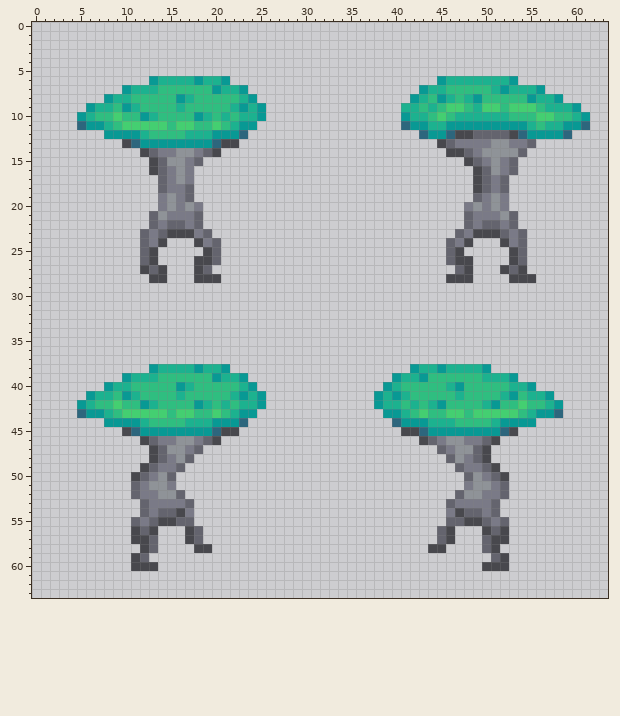
Pixel-art sprite, stored at Resources/Textures/_CP14/Mobs/Monster/lumish.rsi/lumishroom.png. Above, as it was before the edit.
The file is 64x64 pixels.
Once edited:
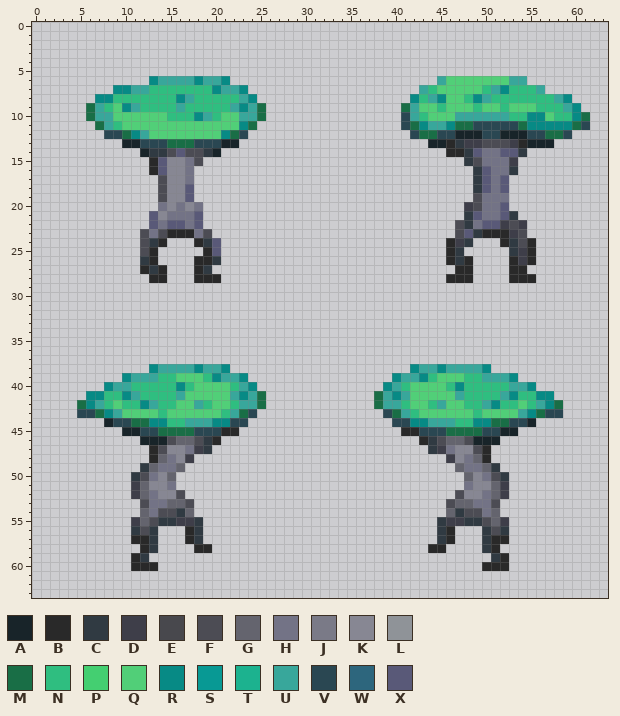
Palette (. is transparent): A #182429  B #292929  C #303a42  D #3e3e49  E #48484d  F #4c4c54  G #64646e  H #737386  J #7a7a87  K #878793  L #8f9398  M #196e46  N #2fbe80  P #44cf71  Q #51cf78  R #078a85  S #089994  T #1cb28f  U #38a79b  V #2a4752  W #2d667d  X #595978
Edits made:
Changed rows in their new state; - is an unchanged pixel.
first column x 5:
 6 --------RUUUURUUR-----------------------UQQQQQQQUU-------
 7 ----RRUUN------RUUR-------------------UNQQQQQ-URNNNU-----
 8 --RRNN-----RU-----UR-----------------RNURQQNRU----NNNUR--
 9 -MUNQRU----U-----URUM---------------MUQQ-QQQNQQ-QQQ-NNUR-
10 .MUUQQQQQQ---RU-QQUUM---------------VUNQQQUUUUUU--RRQ--RM
11 ..MU-QQQQQQQQQQQQQRM----------------VMRUURMMVVVVVMRRRRRMV
12 ---VVMRUQQQQQQQQRMV------------------VMMVVAAAVVAAAVVMMV--
13 -----AAVVVMMMVVVAA---------------------AABCDDFFFDBAAA----
14 -------ACCFXFFCA-------------------------BBCXHHXXC-------
15 --------BXKKHF-----------------------------CFHHHD--------
16 --------BXKKH-------------------------------CXHHC--------
17 ---------FKKH-------------------------------CXHX---------
18 ---------FKKX-------------------------------CXHX---------
19 ---------FKKX-------------------------------FHHH---------
20 ---------HKHKH-----------------------------DFHHX---------
21 --------XKHHHX-----------------------------CXHHXC--------
22 --------XHXXHX----------------------------FCHXXDFD-------
23 -------FHFBBBHF---------------------------FXCBBBDF-------
24 -------FCB---BCX-------------------------BDC---BCFB------
25 -------FB-----BX-------------------------BC-----CDB------
26 -------CB----BBC-------------------------BCB----BDB------
27 -------BCB---BC---------------------------BB---.BB-------
28 --------BB---BBB-------------------------BBB----BBB------
first column x 5:
38 --------RUUUURUUR--------------------RUURUUUUR--------
39 -----RUUU--QQQ-RUUR----------------RUUR-QQQ--UUUR-----
40 ---RUU-----RNQQQQ-UR--------------RU-QQQQNR-----UUR---
41 -RRN-RU----UQQQQQURUM------------MURUQQQQQU----UR-NRR-
42 MRU-Q--RU--QQUNQQ-UUM------------MUU-QQNUQQ--UR--Q-URM
43 VVMRUQQQQNQQQQQQ-UMV--------------VMU-QQQQQQNQQQQURMVV
44 ---AVVMMRR--UUURRVV----------------VVRRUUU--RRMMVVA---
45 -----AAVVMMMMVVVBB------------------BBVVVMMMMVVAA-----
46 -------AAAFGGFCB----------------------BCFGGFAAA-------
47 --------BFKKHDC------------------------CDHKKFB--------
48 --------B-HKD----------------------------DKH-B--------
49 -------C-HH--------------------------------HH-C-------
50 ------CFHK----------------------------------KHFC------
51 ------DGKKH--------------------------------HKKGD------
52 ------DGHKKF------------------------------FKKHGD------
53 -------FHHGGF----------------------------FGGHHF-------
54 --------HFFCG----------------------------GCFFH--------
55 ------DGFCCDDC--------------------------CDDCCFGD------
56 ------CFC---BC--------------------------CB---CFC------
57 ------BBC---BC--------------------------CB---CBB------
58 -------BC----BB------------------------BB----CB-------
59 ------BC--------------------------------------CB------
60 ------BBB------------------------------------BBB------
